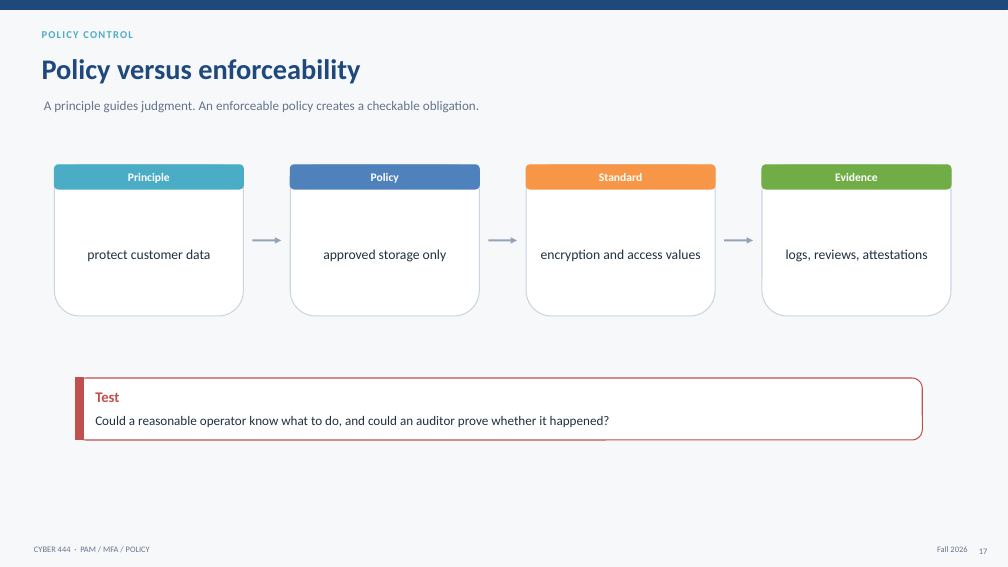
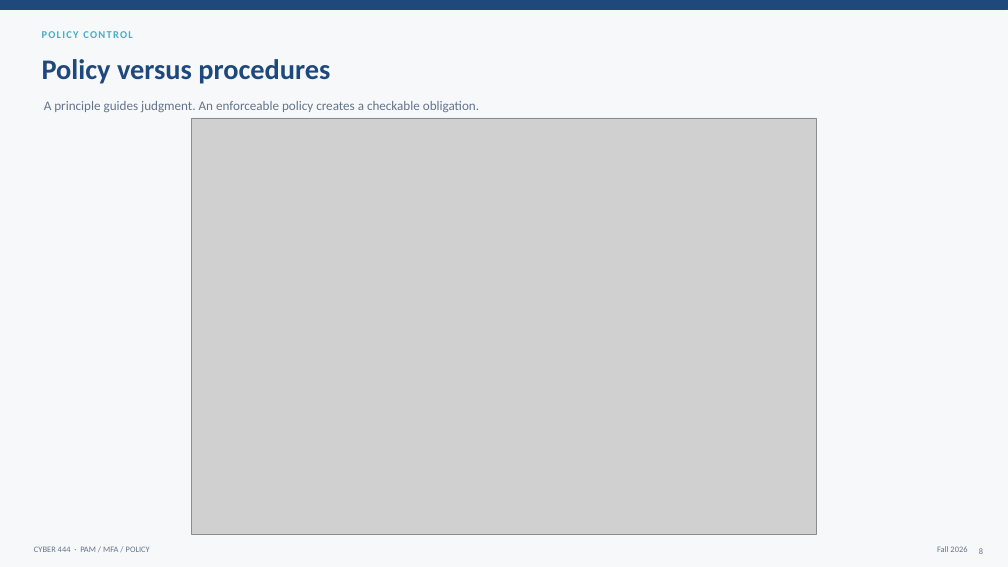
Before and after one commit to BYU-CYBER-444/byu-cyber-444.github.io, a slide deck: slide 8 of lectures/CYBER444_Week06_SSH_CA_PAM_MFA_and_Enterprise_Policy.pptx (slide 17 before the commit). Drawn at 1008x567 pixels with LibreOffice and Linux fonts; fonts in the diff are those of the drawing; grey boxes stand for pictures. Boxes give left, top, right and bottom in pixels: in the first picture for what was removed or moved away, otherwise in the second. Text is boxed around its words. In the diff, an @@ line names an element or a change of style, - is before the commit and + after.

```diff
--- a/lectures/CYBER444_Week06_SSH_CA_PAM_MFA_and_Enterprise_Policy.pptx
+++ b/lectures/CYBER444_Week06_SSH_CA_PAM_MFA_and_Enterprise_Policy.pptx
@@ text at bbox=[42, 59, 330, 84]: text changed @@
-Policy versus enforceability
+Policy versus procedures
@@ picture added at bbox=[192, 118, 817, 535] @@
@@ rounded rectangle removed at bbox=[54, 165, 243, 316] @@
@@ rounded rectangle removed at bbox=[54, 165, 243, 189] @@
@@ text removed at bbox=[128, 173, 170, 183] @@
-Principle
@@ rounded rectangle removed at bbox=[290, 165, 479, 316] @@
@@ rounded rectangle removed at bbox=[290, 165, 479, 189] @@
@@ text removed at bbox=[371, 173, 399, 183] @@
-Policy
@@ rounded rectangle removed at bbox=[526, 165, 715, 316] @@
@@ rounded rectangle removed at bbox=[526, 165, 715, 189] @@
@@ text removed at bbox=[599, 173, 642, 181] @@
-Standard
@@ rounded rectangle removed at bbox=[762, 165, 951, 316] @@
@@ rounded rectangle removed at bbox=[762, 165, 951, 189] @@
@@ text removed at bbox=[835, 173, 878, 181] @@
-Evidence
@@ text removed at bbox=[87, 249, 210, 261] @@
-protect customer data
@@ arrow removed from (253, 240) to (281, 240) @@
@@ text removed at bbox=[323, 249, 447, 262] @@
-approved storage only
@@ arrow removed from (488, 240) to (517, 240) @@
@@ text removed at bbox=[541, 249, 701, 261] @@
-encryption and access values
@@ arrow removed from (724, 240) to (753, 240) @@
@@ text removed at bbox=[786, 249, 928, 262] @@
-logs, reviews, attestations
@@ rounded rectangle removed at bbox=[76, 378, 923, 440] @@
@@ rectangle removed at bbox=[76, 378, 84, 440] @@
@@ text removed at bbox=[95, 392, 119, 402] @@
-Test
@@ text removed at bbox=[95, 416, 610, 427] @@
-Could a reasonable operator know what to do, and could an auditor prove whether it happened?
@@ page number at bbox=[979, 548, 983, 554]: text changed @@
-17
+8
```
Also in this commit, not shown: 5 other slides changed, 7 slides added, 31 slides removed.
